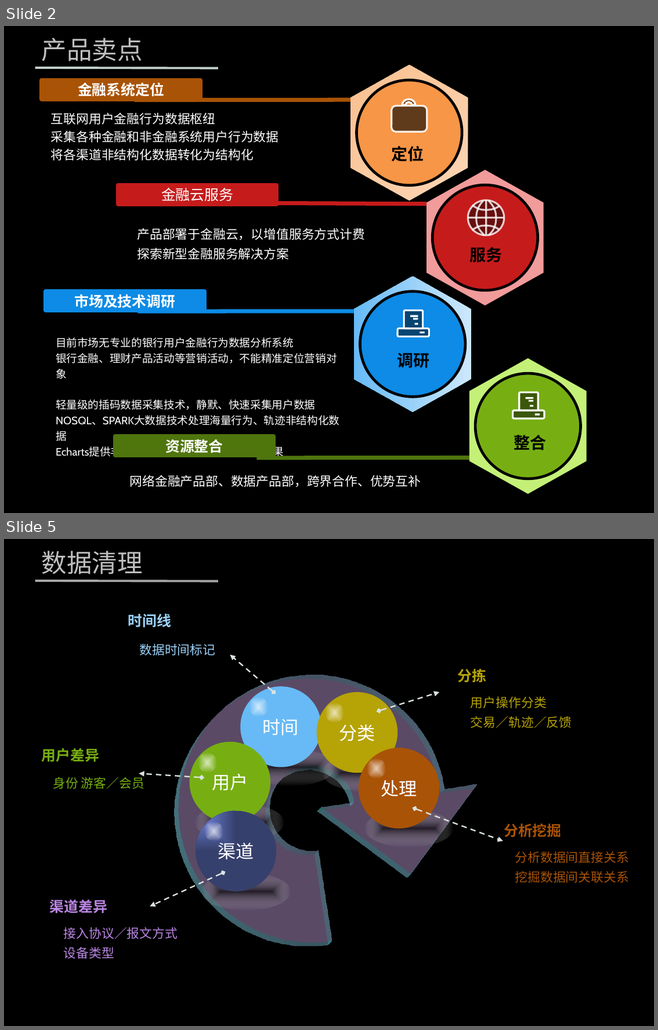
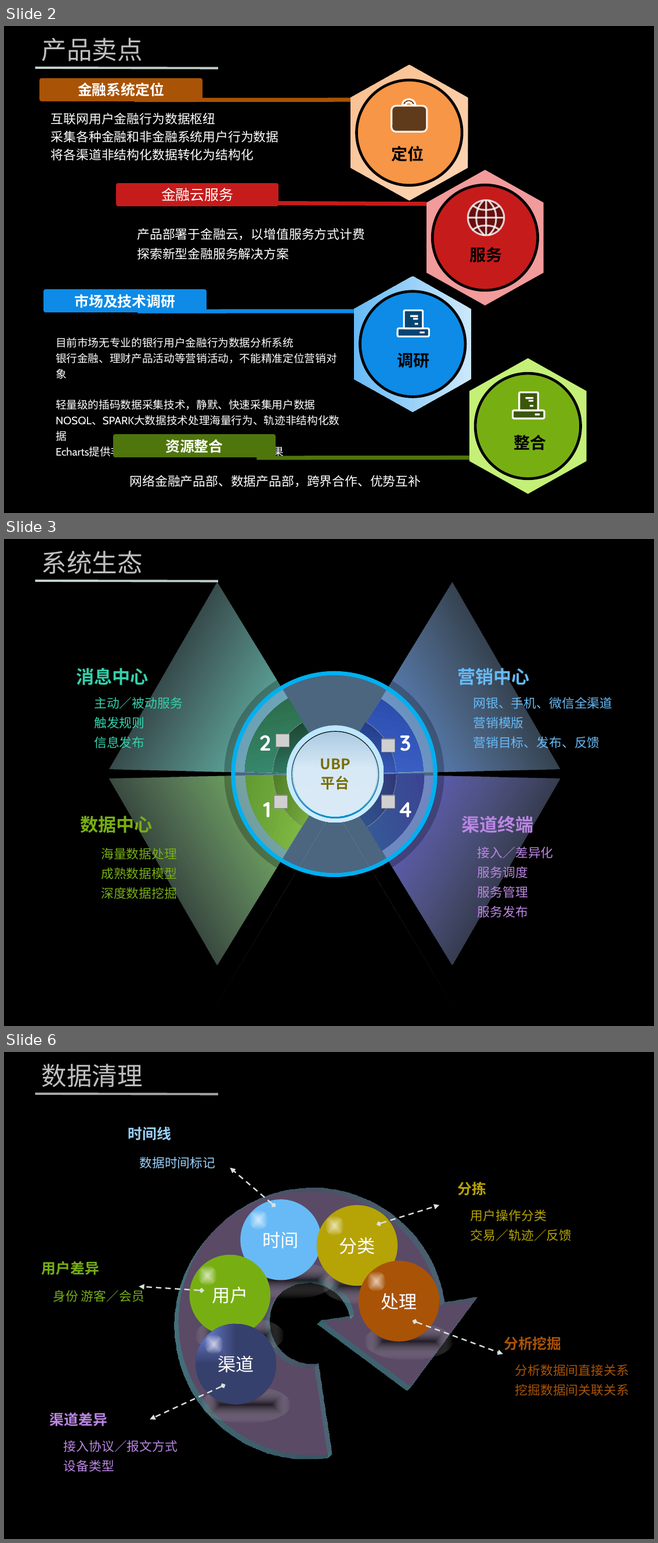
Before and after one commit to zhenghong/UBP, a slide deck: 营销.pptx. Shown one above the other, each under a label of ours: slides 2 and 5 before the commit, slides 2, 3 and 6 after it; the slides between them are not shown. The pictures are 658x1030 and 658x1543 pixels, drawn with LibreOffice and Linux fonts; fonts in the diff are those of the drawing; grey boxes stand for pictures; background and template pictures are left out. Boxes give left, top, right and bottom in pixels: in the first picture for what was removed or moved away, otherwise in the second. Text is boxed around its words. In the diff, an @@ line names an element or a change of style, - is before the commit and + after.

```diff
--- a/营销.pptx
+++ b/营销.pptx
@@ slide 3 added at box(4, 539, 654, 1026), background picture (left out) @@
@@ text added at box(42, 551, 143, 574), 28 pt, text #BFBFBF @@
+系统生态
@@ line added from (35, 581) to (217, 581), #C1D0CA 2.5 pt @@
@@ group added at box(76, 582, 612, 1026): 12 texts, 9 freeform shapes, 5 triangles, 4 ellipses, 4 pictures, 1 rounded rectangle @@
+1
+4
+3
+2
+UBP
+平台
+网银、手机、微信全渠道
+营销模版
+营销目标、发布、反馈
+营销中心
+接入／差异化
+服务调度
+服务管理
+服务发布
+渠道终端
+主动／被动服务
+触发规则
+信息发布
+消息中心
+海量数据处理
+成熟数据模型
+深度数据挖掘
+数据中心
@@ what was slide 5 is now slide 6 @@
```
Also in this commit, not shown: 5 slides changed.
